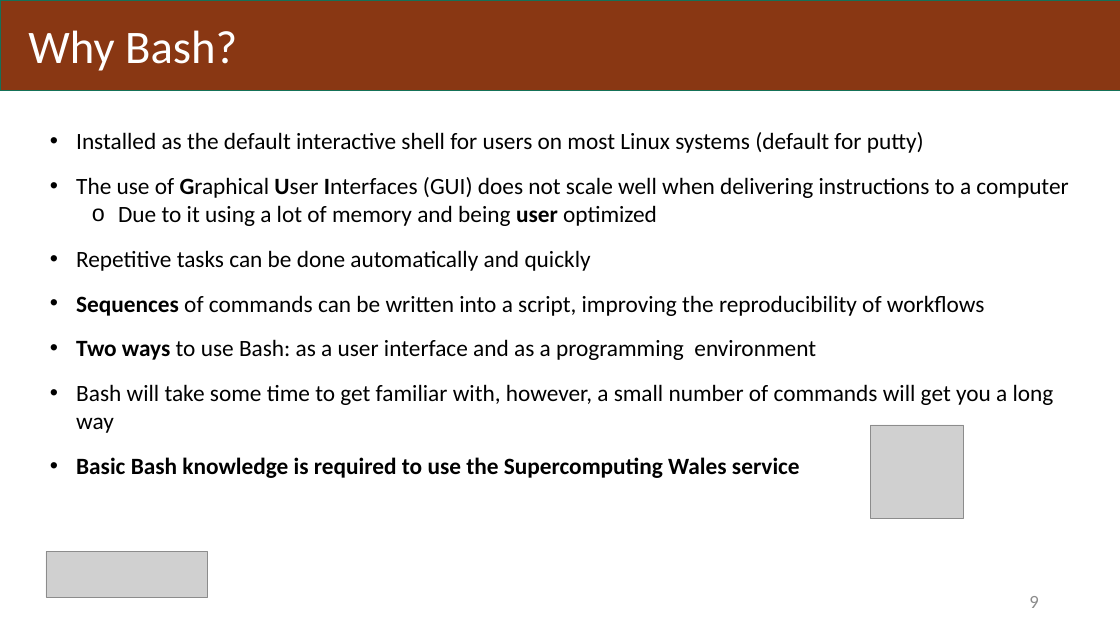
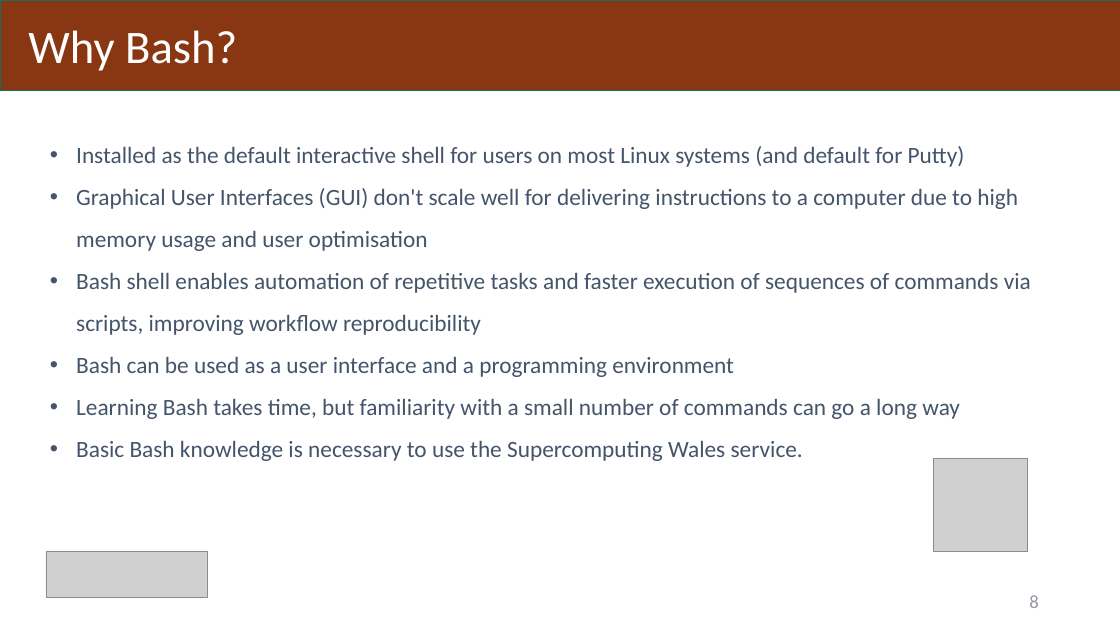
Before and after one commit to BangorUniversity/Research-Computing-Community, a slide deck: slide 8 of workshops/beginner_linux.pptx (slide 9 before the commit). Drawn at 1120x630 pixels with LibreOffice and Linux fonts; fonts in the diff are those of the drawing; grey boxes stand for pictures. Boxes give left, top, right and bottom in pixels: in the first picture for what was removed or moved away, otherwise in the second. Text is boxed around its words. In the diff, an @@ line names an element or a change of style, - is before the commit and + after.

```diff
--- a/workshops/beginner_linux.pptx
+++ b/workshops/beginner_linux.pptx
@@ text at (x1=76, y1=146, x2=1031, y2=461): text changed; text colour #000000 to #44546A @@
-• Installed as the default interactive shell for users on most Linux systems (default for putty)
-• The use of Graphical User Interfaces (GUI) does not scale well when delivering instructions to a computer
-    o Due to it using a lot of memory and being user optimized
-• Repetitive tasks can be done automatically and quickly
-• Sequences of commands can be written into a script, improving the reproducibility of workflows
-• Two ways to use Bash: as a user interface and as a programming environment
-• Bash will take some time to get familiar with, however, a small number of commands will get you a long way
-• Basic Bash knowledge is required to use the Supercomputing Wales service
+• Installed as the default interactive shell for users on most Linux systems (and default for Putty)
+• Graphical User Interfaces (GUI) don't scale well for delivering instructions to a computer due to high memory usage and user optimisation
+• Bash shell enables automation of repetitive tasks and faster execution of sequences of commands via scripts, improving workflow reproducibility
+• Bash can be used as a user interface and a programming environment
+• Learning Bash takes time, but familiarity with a small number of commands can go a long way
+• Basic Bash knowledge is necessary to use the Supercomputing Wales service.
@@ picture moved from (x1=870, y1=425, x2=963, y2=518) to (x1=934, y1=458, x2=1027, y2=551) @@
@@ page number at (x1=1029, y1=595, x2=1038, y2=608): text changed; text colour #8C8C8C to #9499A1 @@
-9
+8
```
Also in this commit, not shown: 83 other slides changed, 1 slide removed.
